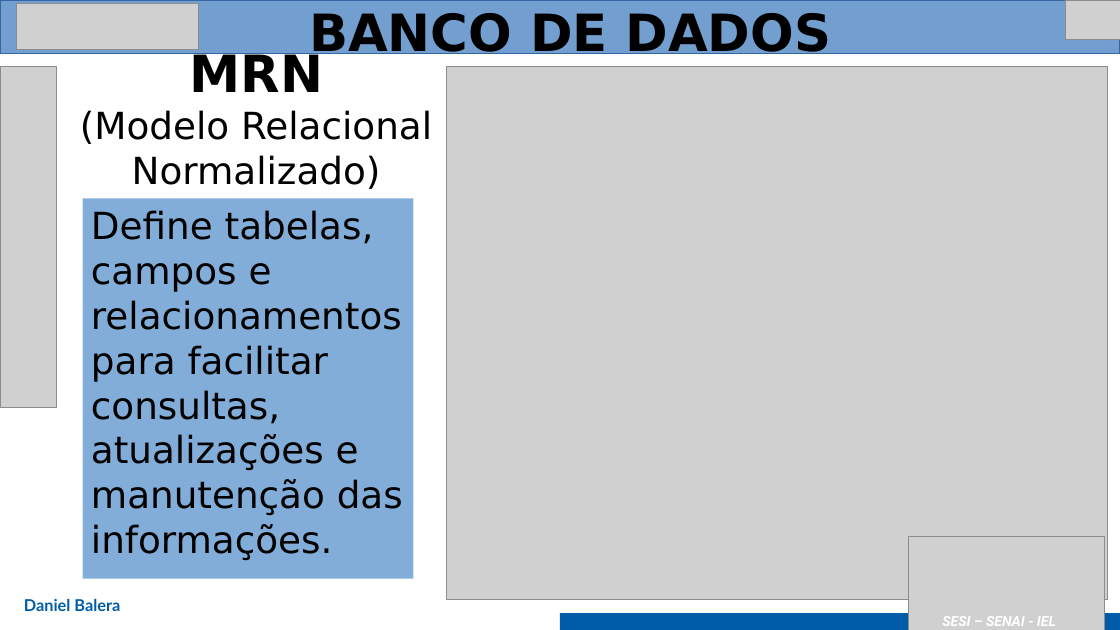
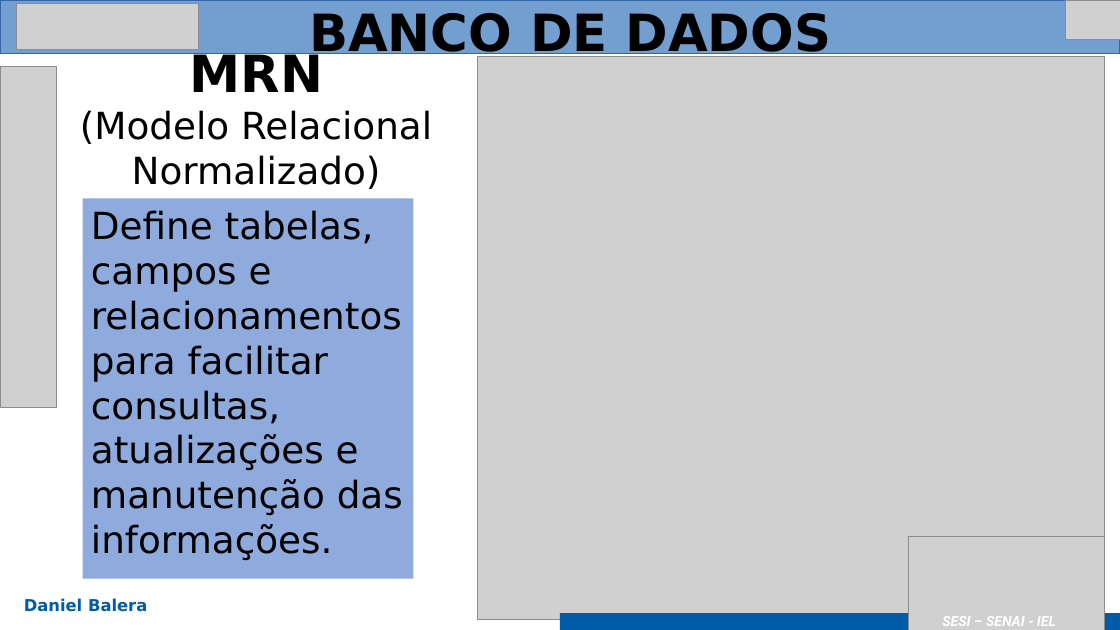
Before and after one commit to Caioairesd/Projeto-Senai-Atlas, a slide deck: slide 4 of apresentação/2025_Modelo Apresentação Senai - SA.pptx (slide 5 before the commit). Drawn at 1120x630 pixels with LibreOffice and Linux fonts; fonts in the diff are those of the drawing; grey boxes stand for pictures. Boxes give left, top, right and bottom in pixels: in the first picture for what was removed or moved away, otherwise in the second. Text is boxed around its words. In the diff, an @@ line names an element or a change of style, - is before the commit and + after.

```diff
--- a/apresentação/2025_Modelo Apresentação Senai - SA.pptx
+++ b/apresentação/2025_Modelo Apresentação Senai - SA.pptx
@@ picture: place and size @@
-picture at [447,66,1108,600]
+picture at [478,56,1105,619]
@@ text "Daniel Balera" at [24,598,147,612]: font Lato to DejaVu Sans @@
```
Also in this commit, not shown: 3 other slides changed, 2 slides removed, 1 other file.
